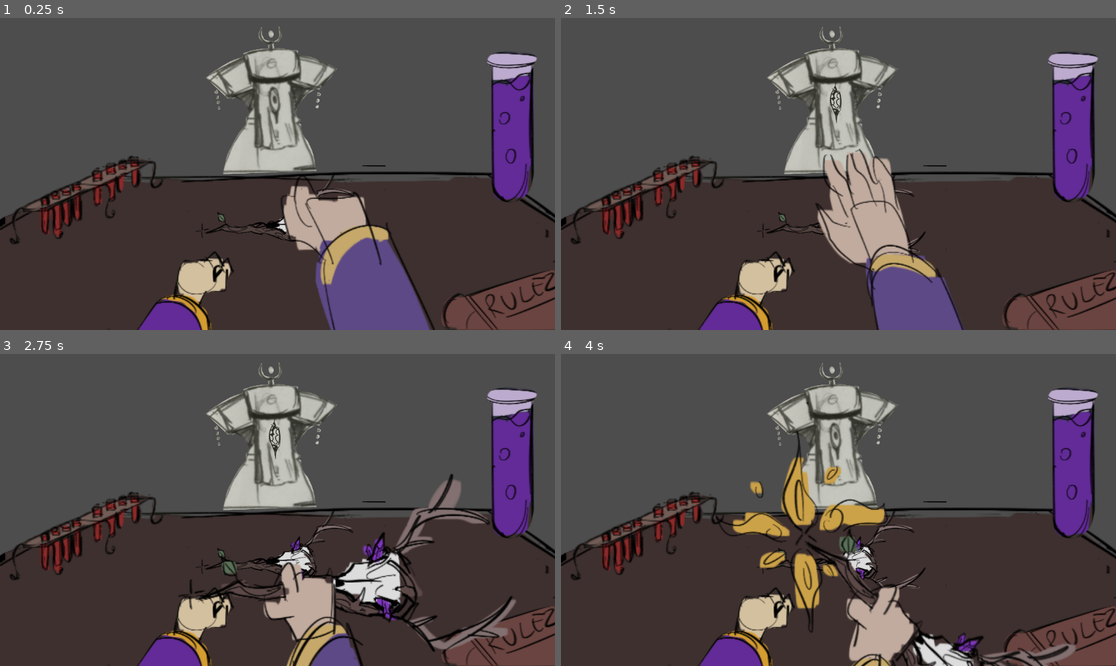
Above: before the commit, frames 1-4 (two rows, left to right).
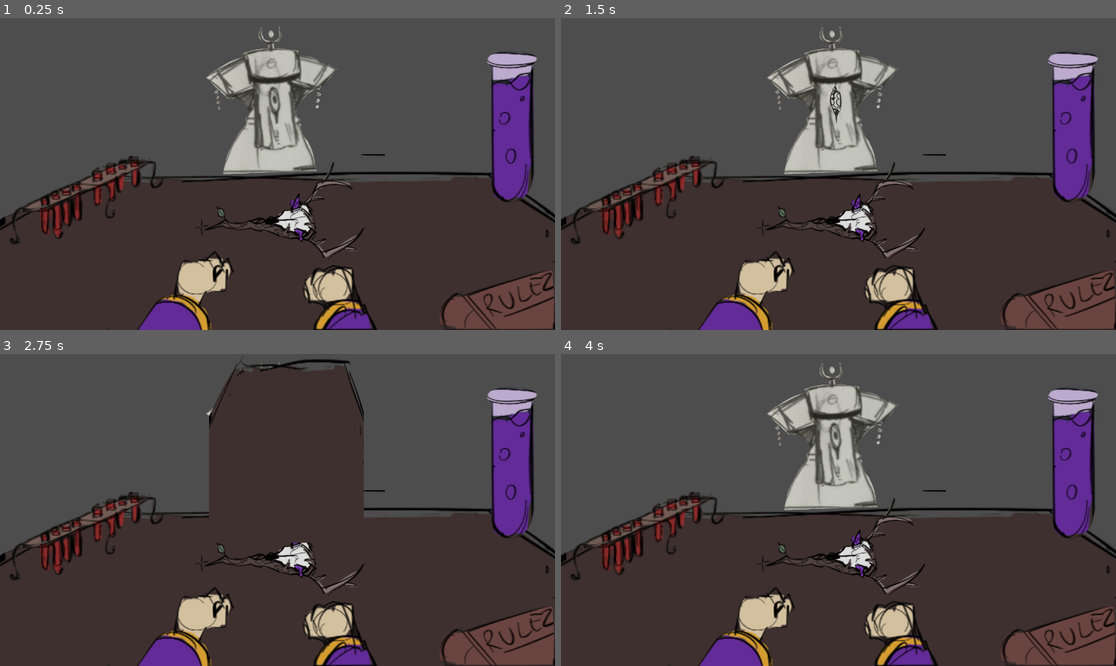
Above: after the commit, the same moments.

Repository: PSielchan/hex_rulette
Game: Godot game, scene res://scenes/game.tscn
Same seed, same stepped clock (60 frames per second), same inputs: the game is played once before the commit and once after it.
Inputs (mouse positions are in pixels of both pictures, inside the frame that each line leads up to):
- Up to frame 1 (0.25 s): no input
- Up to frame 2 (1.5 s): click (1043, 295) at 0.52 s; click (1043, 295) at 1.27 s
- Up to frame 3 (2.75 s): click (482, 631) at 2.02 s
- Up to frame 4 (4 s): tap Enter at 2.75 s; move the mouse to (960, 494) at 2.77 s; click (960, 494) at 2.92 s; move the mouse to (727, 525) at 3.52 s; click (727, 525) at 3.67 s

The runs differ from the first frame. In frame 1, 8.9% of the frame differs, in the area x 35-100%, y 43-100%; in frame 2, 8.6%; in frame 3, 22%, in the area x 32-100%, y 1-100%; in frame 4, 9.4%.

Commit message:
rulebook + player temp animation

Diff:
--- a/scenes/game.tscn
+++ b/scenes/game.tscn
@@ -13,6 +13,7 @@
 [node name="Game" type="Node2D"]
 
 [node name="Main" type="Node" parent="."]
+unique_name_in_owner = true
 script = ExtResource("1_u5sy4")
 
 [node name="Opponent" parent="." instance=ExtResource("1_uwrxv")]
@@ -26,6 +27,7 @@
 position = Vector2(-18, 729)
 
 [node name="Rule_book" parent="." instance=ExtResource("3_lnu2h")]
+z_index = 4
 position = Vector2(1166, 716)
 
 [node name="Table" parent="." instance=ExtResource("4_p57ef")]
@@ -41,4 +43,4 @@
 position = Vector2(25, 280)
 
 [node name="Player_R" parent="." instance=ExtResource("7_u5sy4")]
-position = Vector2(-27, 714)
+position = Vector2(-135, 717)
--- a/scenes/player_r.tscn
+++ b/scenes/player_r.tscn
@@ -1,6 +1,7 @@
-[gd_scene load_steps=10 format=3 uid="uid://htrxa20sgcmh"]
+[gd_scene load_steps=12 format=3 uid="uid://htrxa20sgcmh"]
 
 [ext_resource type="Texture2D" uid="uid://by53yku80bja6" path="res://assets/Player/Hand_R.png" id="1_5v02t"]
+[ext_resource type="Script" uid="uid://nspxnci3n4rh" path="res://scripts/player_r.gd" id="1_k7wkt"]
 [ext_resource type="Texture2D" uid="uid://bg4e3vswrk88d" path="res://assets/Player/Ruch1.png" id="1_xkldv"]
 [ext_resource type="Texture2D" uid="uid://dpp7g8x6hut22" path="res://assets/Player/Ruch2.png" id="2_5v02t"]
 [ext_resource type="Texture2D" uid="uid://cbv1tqglqpl1i" path="res://assets/Player/Ruch3.png" id="3_k7wkt"]
@@ -25,60 +26,91 @@
 }, {
 "duration": 1.0,
 "texture": ExtResource("3_k7wkt")
+}],
+"loop": true,
+"name": &"grab",
+"speed": 1.0
 }, {
+"frames": [{
 "duration": 1.0,
 "texture": ExtResource("4_ott1u")
 }],
 "loop": true,
-"name": &"grab",
-"speed": 1.0
+"name": &"hold",
+"speed": 5.0
 }]
 
-[sub_resource type="Animation" id="Animation_5v02t"]
-resource_name = "Grab"
+[sub_resource type="Animation" id="Animation_k7wkt"]
+resource_name = "show"
 tracks/0/type = "value"
 tracks/0/imported = false
 tracks/0/enabled = true
-tracks/0/path = NodePath("AnimatedSprite2D:animation")
+tracks/0/path = NodePath("AnimatedSprite2D:position")
 tracks/0/interp = 1
 tracks/0/loop_wrap = true
 tracks/0/keys = {
-"times": PackedFloat32Array(0.0333333, 1),
+"times": PackedFloat32Array(0, 1),
 "transitions": PackedFloat32Array(1, 1),
-"update": 1,
-"values": [&"default", &"grab"]
+"update": 0,
+"values": [Vector2(334, -195.629), Vector2(334, -500)]
 }
 
-[sub_resource type="Animation" id="Animation_k7wkt"]
+[sub_resource type="Animation" id="Animation_ott1u"]
+resource_name = "hide"
+tracks/0/type = "value"
+tracks/0/imported = false
+tracks/0/enabled = true
+tracks/0/path = NodePath("AnimatedSprite2D:position")
+tracks/0/interp = 1
+tracks/0/loop_wrap = true
+tracks/0/keys = {
+"times": PackedFloat32Array(0, 1),
+"transitions": PackedFloat32Array(1, 1),
+"update": 0,
+"values": [Vector2(334, -500), Vector2(334, -195.629)]
+}
+
+[sub_resource type="Animation" id="Animation_mqtes"]
 length = 0.001
 tracks/0/type = "value"
 tracks/0/imported = false
 tracks/0/enabled = true
-tracks/0/path = NodePath("AnimatedSprite2D:animation")
+tracks/0/path = NodePath("AnimatedSprite2D:position")
 tracks/0/interp = 1
 tracks/0/loop_wrap = true
 tracks/0/keys = {
 "times": PackedFloat32Array(0),
 "transitions": PackedFloat32Array(1),
-"update": 1,
-"values": [&"default"]
+"update": 0,
+"values": [Vector2(334, -195.629)]
 }
 
-[sub_resource type="AnimationLibrary" id="AnimationLibrary_k7wkt"]
+[sub_resource type="AnimationLibrary" id="AnimationLibrary_qsiep"]
 _data = {
-&"Grab": SubResource("Animation_5v02t"),
-&"RESET": SubResource("Animation_k7wkt")
+&"RESET": SubResource("Animation_mqtes"),
+&"hide": SubResource("Animation_ott1u"),
+&"show": SubResource("Animation_k7wkt")
 }
 
 [node name="Node2D" type="Node2D"]
+script = ExtResource("1_k7wkt")
 
 [node name="AnimatedSprite2D" type="AnimatedSprite2D" parent="."]
-position = Vector2(337, -219.75)
-scale = Vector2(3.36, 3.78205)
+position = Vector2(334, -195.629)
+scale = Vector2(3.31, 3.45933)
 sprite_frames = SubResource("SpriteFrames_d2wlt")
-autoplay = "grab"
+autoplay = "default"
+
+[node name="Timer" type="Timer" parent="."]
+wait_time = 2.9
+
+[node name="Timer2" type="Timer" parent="."]
+wait_time = 4.0
 
 [node name="AnimationPlayer" type="AnimationPlayer" parent="."]
 libraries = {
-&"": SubResource("AnimationLibrary_k7wkt")
+&"": SubResource("AnimationLibrary_qsiep")
 }
+
+[connection signal="timeout" from="Timer" to="." method="_on_timer_timeout"]
+[connection signal="timeout" from="Timer2" to="." method="_on_timer_2_timeout"]
--- a/scenes/rozdzka.tscn
+++ b/scenes/rozdzka.tscn
@@ -1,5 +1,6 @@
-[gd_scene load_steps=3 format=3 uid="uid://bcp576jlgiq84"]
+[gd_scene load_steps=4 format=3 uid="uid://bcp576jlgiq84"]
 
+[ext_resource type="Script" uid="uid://bo8oxbgvi7f72" path="res://scripts/rozdzka.gd" id="1_8kl3g"]
 [ext_resource type="Texture2D" uid="uid://cy77ix2p01k3v" path="res://assets/Rozdzka.png" id="1_o6dfw"]
 
 [sub_resource type="SpriteFrames" id="SpriteFrames_8kl3g"]
@@ -14,8 +15,24 @@
 }]
 
 [node name="Rozdzka" type="Node2D"]
+script = ExtResource("1_8kl3g")
 
 [node name="AnimatedSprite2D" type="AnimatedSprite2D" parent="."]
+visible = false
 position = Vector2(1.99998, -2)
 scale = Vector2(1.69694, 1.82955)
 sprite_frames = SubResource("SpriteFrames_8kl3g")
+
+[node name="TextureButton" type="TextureButton" parent="."]
+offset_left = -443.0
+offset_top = -289.0
+offset_right = 80.0
+offset_bottom = -25.0
+scale = Vector2(1.69376, 2.03722)
+texture_normal = ExtResource("1_o6dfw")
+
+[node name="Timer" type="Timer" parent="."]
+wait_time = 2.0
+
+[connection signal="pressed" from="TextureButton" to="." method="_on_texture_button_pressed"]
+[connection signal="timeout" from="Timer" to="." method="_on_timer_timeout"]
--- a/scenes/rule_book.tscn
+++ b/scenes/rule_book.tscn
@@ -1,21 +1,25 @@
-[gd_scene load_steps=3 format=3 uid="uid://dadfr3tgyjxw5"]
+[gd_scene load_steps=4 format=3 uid="uid://dadfr3tgyjxw5"]
 
 [ext_resource type="Texture2D" uid="uid://bbxveq7t7digx" path="res://assets/Rule_book.png" id="1_ip0pt"]
-
-[sub_resource type="SpriteFrames" id="SpriteFrames_xrbu3"]
-animations = [{
-"frames": [{
-"duration": 1.0,
-"texture": ExtResource("1_ip0pt")
-}],
-"loop": true,
-"name": &"default",
-"speed": 5.0
-}]
+[ext_resource type="Script" uid="uid://b8kwlkrjlaldr" path="res://scripts/rule_book.gd" id="1_xrbu3"]
+[ext_resource type="Texture2D" uid="uid://duqpuwe1jwiyb" path="res://assets/table/table.png" id="3_osekf"]
 
 [node name="Rule_book" type="Node2D"]
+script = ExtResource("1_xrbu3")
 
-[node name="AnimatedSprite2D" type="AnimatedSprite2D" parent="."]
-position = Vector2(-292.875, -132.875)
-scale = Vector2(3.29359, 3.20263)
-sprite_frames = SubResource("SpriteFrames_xrbu3")
+[node name="TextureButton" type="TextureButton" parent="."]
+offset_left = -620.0
+offset_top = -283.0
+offset_right = -425.0
+offset_bottom = -188.0
+scale = Vector2(3.27337, 3.12733)
+texture_normal = ExtResource("1_ip0pt")
+
+[node name="Sprite2D" type="Sprite2D" parent="."]
+visible = false
+z_index = 4
+position = Vector2(-1106.66, -1002.1)
+scale = Vector2(1.01637, 4.25947)
+texture = ExtResource("3_osekf")
+
+[connection signal="pressed" from="TextureButton" to="." method="_on_texture_button_pressed"]
--- a/scripts/main.gd
+++ b/scripts/main.gd
@@ -7,7 +7,9 @@
 
 var buffer = [0, 0, 0, 0]
 
-func _process(delta) :
+var tura = 0
+
+func _process(_delta) :
 	framenum += 1
 	#print(framenum)
 
@@ -18,8 +20,16 @@
 
 func _input(event) :
 	if event is InputEventMouseButton and event.pressed :
-		print(event.button_index)
+		pass
+		#print(event.button_index)
 		#if event.button_index == BUTTON_LEFT :
 			#print("Left click at: ", event.position)
 		#elif event.button_index == BUTTON_RIGHT :
 			#print("Right click at: ", event.position)
+
+func next_turn():
+	tura+=1
+	print(str(tura))
+
+func end_tura():
+	tura-=1
--- /dev/null
+++ b/scripts/player_r.gd
@@ -0,0 +1,41 @@
+extends Node2D
+
+@onready var main: Node = %Main
+@onready var timer: Timer = $Timer
+@onready var timer_2: Timer = $Timer2
+@onready var animated_sprite_2d: AnimatedSprite2D = $AnimatedSprite2D
+@onready var animation_player: AnimationPlayer = $AnimationPlayer
+@onready var rozdzka: Node2D = $"../Rozdzka"
+
+
+var f = true
+var s = false
+
+func _process(_delta) :
+	if main.tura == 1 and f:
+		f=false
+		animated_sprite_2d.animation="grab"
+		animated_sprite_2d.scale=Vector2(2.6,2.6)
+		timer.start()
+
+
+func _on_timer_timeout() -> void:
+	timer.stop()
+	s=true
+	animated_sprite_2d.animation="hold"
+	animation_player.play("show")
+	timer_2.start()
+
+
+
+func _on_timer_2_timeout() -> void:
+	if s:
+		s=false
+		animation_player.play("hide")
+	else:
+		timer_2.stop()
+		animated_sprite_2d.animation="default"
+		animated_sprite_2d.scale=Vector2(3.4,3.4)
+		rozdzka.show()
+		main.end_tura()
+		f=true
--- /dev/null
+++ b/scripts/rozdzka.gd
@@ -0,0 +1,19 @@
+extends Node2D
+
+@onready var main: Node = %Main
+@onready var texture_button: TextureButton = $TextureButton
+@onready var timer: Timer = $Timer
+
+func _on_texture_button_pressed() -> void:
+	main.next_turn()
+	$TextureButton.disabled = true
+
+func _process(_delta) :
+	if main.tura == 0:
+		$TextureButton.disabled = false
+		timer.start()
+
+
+func _on_timer_timeout() -> void:
+	timer.stop()
+	hide()
--- /dev/null
+++ b/scripts/rule_book.gd
@@ -0,0 +1,6 @@
+extends Node2D
+
+@onready var sprite_2d: Sprite2D = $Sprite2D
+
+func _on_texture_button_pressed() -> void:
+	sprite_2d.visible=!sprite_2d.visible
Not shown: 1 places in scenes/game.tscn that only renumber resources
Not shown, added: scripts/player_r.gd.uid
Not shown, added: scripts/rozdzka.gd.uid
Not shown, added: scripts/rule_book.gd.uid
